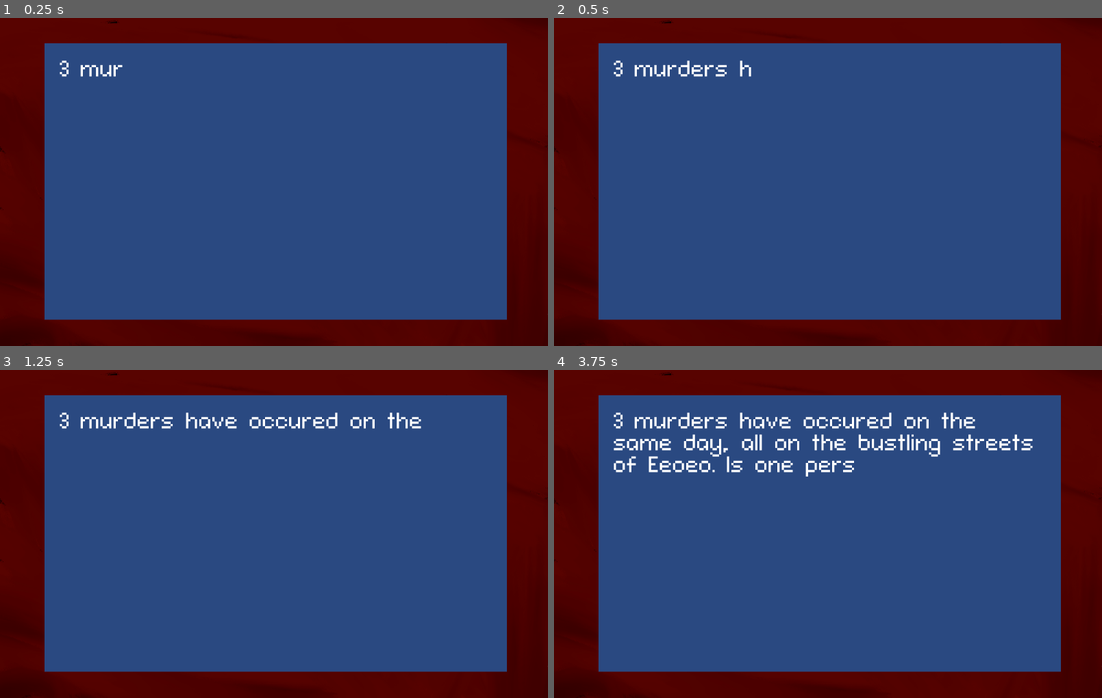
Above: before the commit, frames 1-4 (two rows, left to right).
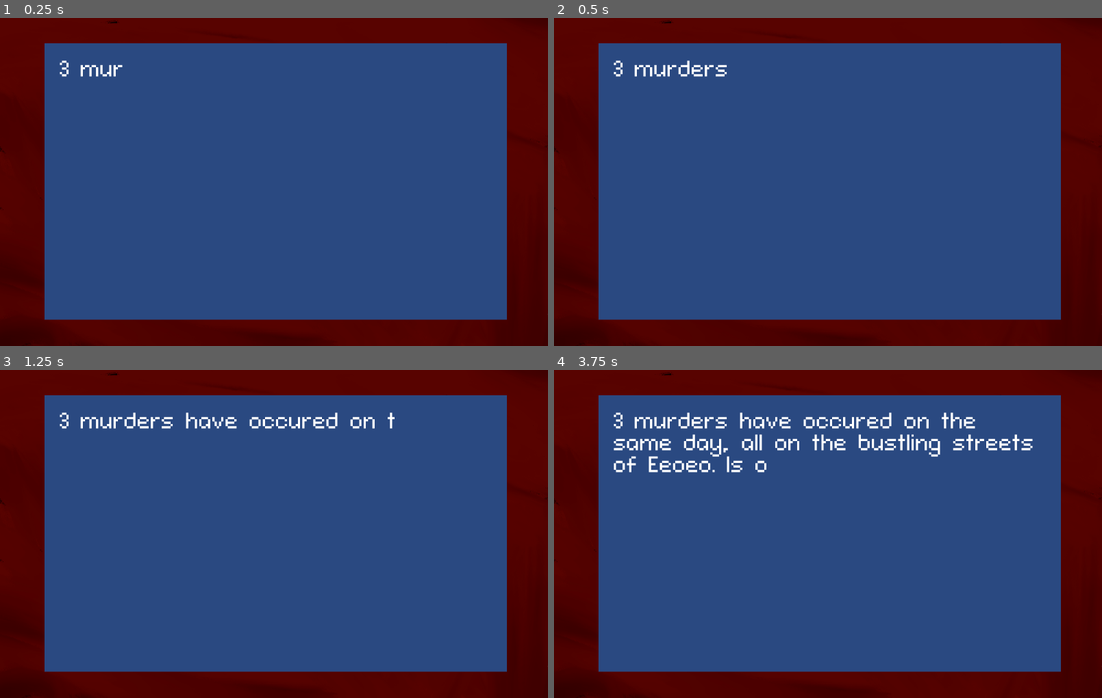
Above: after the commit, the same moments.

Repository: Flappyfroggy/murder.exe
Game: Godot game, scene res://scenes/game.tscn
The game is run twice, just before and just after one commit, with the same random seed, the same clock (stepped at 60 frames per second) and the same inputs. This scene is started directly instead of the project's main scene.
Inputs:
- Up to frame 1 (0.25 s): no input
- Up to frame 2 (0.5 s): no input
- Up to frame 3 (1.25 s): no input
- Up to frame 4 (3.75 s): no input

Frame 1 is identical in both runs. In frame 2, less than 0.1% of the frame differs, in the area x 33-36%, y 12-18%; in frame 3, 0.1%; in frame 4, 0.3%, in the area x 39-55%, y 27-33%.

Commit message:
submitting a name + hint to answer 1st riddle

Diff:
--- a/scenes/riddle_1.gd
+++ b/scenes/riddle_1.gd
@@ -1,4 +1,19 @@
 extends Control
 @onready var animationo = $AnimationPlayer
+@onready var murderer_name = $VBoxContainer/murderer_name
+@onready var timer = $to_next_puzzle
 func _ready() -> void:
 	animationo.play("typewriter")
+
+func _on_enter_name_text_submitted(new_text: String) -> void:
+	if new_text == "MASON":
+		murderer_name.text = "You think the murderer's name is..." + new_text + "? We will investigate this."
+		timer.start() #initiates timer to go to next puzzle after 2.5 sec
+	if not new_text == "MASON" and not new_text == "HINT":
+		murderer_name.text = "You think the murderer's name is..." + new_text + "? Are you sure? (please retry)"
+	if new_text == "HINT":
+		murderer_name.text = "What letter does each month start with?"
+
+
+func _on_to_next_puzzle_timeout() -> void:
+	pass # Replace with function body.
--- a/scenes/riddle_1.tscn
+++ b/scenes/riddle_1.tscn
@@ -2,6 +2,21 @@
 
 [ext_resource type="Script" uid="uid://dokwuaec0r1s0" path="res://scenes/riddle_1.gd" id="1_2kn63"]
 [ext_resource type="Theme" uid="uid://sq0n6lqukxx5" path="res://theme.tres" id="1_qaw72"]
+
+[sub_resource type="Animation" id="Animation_2kn63"]
+length = 0.001
+tracks/0/type = "value"
+tracks/0/imported = false
+tracks/0/enabled = true
+tracks/0/path = NodePath("RichTextLabel:visible_ratio")
+tracks/0/interp = 1
+tracks/0/loop_wrap = true
+tracks/0/keys = {
+"times": PackedFloat32Array(0),
+"transitions": PackedFloat32Array(1),
+"update": 0,
+"values": [0.0]
+}
 
 [sub_resource type="Animation" id="Animation_qaw72"]
 resource_name = "typewriter"
@@ -17,21 +32,6 @@
 "transitions": PackedFloat32Array(1, 1),
 "update": 0,
 "values": [0.0, 1.0]
-}
-
-[sub_resource type="Animation" id="Animation_2kn63"]
-length = 0.001
-tracks/0/type = "value"
-tracks/0/imported = false
-tracks/0/enabled = true
-tracks/0/path = NodePath("RichTextLabel:visible_ratio")
-tracks/0/interp = 1
-tracks/0/loop_wrap = true
-tracks/0/keys = {
-"times": PackedFloat32Array(0),
-"transitions": PackedFloat32Array(1),
-"update": 0,
-"values": [0.0]
 }
 
 [sub_resource type="AnimationLibrary" id="AnimationLibrary_2kn63"]
@@ -74,7 +74,7 @@
 offset_left = -990.0
 offset_top = -562.0
 offset_right = 990.0
-offset_bottom = 562.0
+offset_bottom = 100.0
 grow_horizontal = 2
 grow_vertical = 2
 theme = ExtResource("1_qaw72")
@@ -87,3 +87,34 @@
 libraries = {
 &"": SubResource("AnimationLibrary_2kn63")
 }
+
+[node name="VBoxContainer" type="VBoxContainer" parent="."]
+layout_mode = 1
+anchors_preset = 7
+anchor_left = 0.5
+anchor_top = 1.0
+anchor_right = 0.5
+anchor_bottom = 1.0
+offset_left = -910.5
+offset_top = -403.0
+offset_right = 910.5
+grow_horizontal = 2
+grow_vertical = 0
+
+[node name="murderer_name" type="Label" parent="VBoxContainer"]
+layout_mode = 2
+theme = ExtResource("1_qaw72")
+text = "Enter Murderer's name in CAPITAL LETTERS:"
+autowrap_mode = 3
+
+[node name="enter name" type="LineEdit" parent="VBoxContainer"]
+custom_minimum_size = Vector2(0, 100)
+layout_mode = 2
+theme = ExtResource("1_qaw72")
+placeholder_text = "Name... or type HINT for a hint"
+
+[node name="to_next_puzzle" type="Timer" parent="."]
+wait_time = 2.5
+
+[connection signal="text_submitted" from="VBoxContainer/enter name" to="." method="_on_enter_name_text_submitted"]
+[connection signal="timeout" from="to_next_puzzle" to="." method="_on_to_next_puzzle_timeout"]
--- a/scenes/your_task.tscn
+++ b/scenes/your_task.tscn
@@ -2,6 +2,21 @@
 
 [ext_resource type="Theme" uid="uid://sq0n6lqukxx5" path="res://theme.tres" id="1_h7l0g"]
 [ext_resource type="Script" uid="uid://b171i7l2d7gbu" path="res://scenes/your_task.gd" id="1_ocwth"]
+
+[sub_resource type="Animation" id="Animation_2peu7"]
+length = 0.001
+tracks/0/type = "value"
+tracks/0/imported = false
+tracks/0/enabled = true
+tracks/0/path = NodePath("ColorRect/RichTextLabel:visible_ratio")
+tracks/0/interp = 1
+tracks/0/loop_wrap = true
+tracks/0/keys = {
+"times": PackedFloat32Array(0),
+"transitions": PackedFloat32Array(1),
+"update": 0,
+"values": [0.0]
+}
 
 [sub_resource type="Animation" id="Animation_ocwth"]
 resource_name = "Typewriter"
@@ -17,21 +32,6 @@
 "transitions": PackedFloat32Array(1, 1),
 "update": 0,
 "values": [0.0, 1.0]
-}
-
-[sub_resource type="Animation" id="Animation_2peu7"]
-length = 0.001
-tracks/0/type = "value"
-tracks/0/imported = false
-tracks/0/enabled = true
-tracks/0/path = NodePath("ColorRect/RichTextLabel:visible_ratio")
-tracks/0/interp = 1
-tracks/0/loop_wrap = true
-tracks/0/keys = {
-"times": PackedFloat32Array(0),
-"transitions": PackedFloat32Array(1),
-"update": 0,
-"values": [0.0]
 }
 
 [sub_resource type="AnimationLibrary" id="AnimationLibrary_a0tay"]
@@ -86,7 +86,7 @@
 grow_vertical = 2
 theme = ExtResource("1_h7l0g")
 theme_override_font_sizes/normal_font_size = 100
-text = "3 murders have occured on the same day, all on the bustling streets of Eeoeo.  Is one person behind this all or, are they all separate cases with differing motives? Your task is to solve puzzles, get clu …(90 unchanged characters)…
+text = "3 murders have occured on the same day, all on the bustling streets of Eeoeo.  Is one person behind this all or, are they all separate cases? Your task is to solve puzzles, get clu …(90 unchanged characters)…
 visible_characters = 0
 visible_ratio = 0.0
 
--- a/theme.tres
+++ b/theme.tres
@@ -33,5 +33,9 @@
 Button/fonts/font = ExtResource("1_e1x85")
 Button/styles/hover = SubResource("StyleBoxFlat_vewoc")
 Button/styles/normal = SubResource("StyleBoxFlat_03wi1")
+Label/font_sizes/font_size = 60
+Label/fonts/font = ExtResource("1_e1x85")
+LineEdit/font_sizes/font_size = 55
+LineEdit/fonts/font = ExtResource("1_e1x85")
 RichTextLabel/font_sizes/normal_font_size = 75
 RichTextLabel/fonts/normal_font = ExtResource("1_e1x85")
